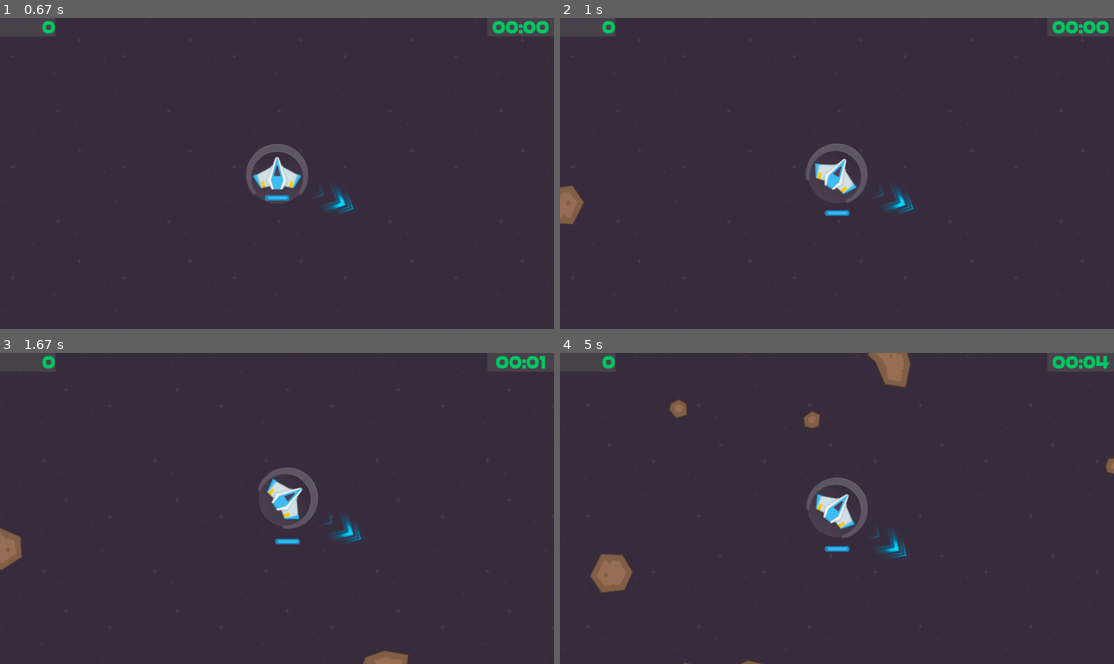
Above: before the commit, frames 1-4 (two rows, left to right).
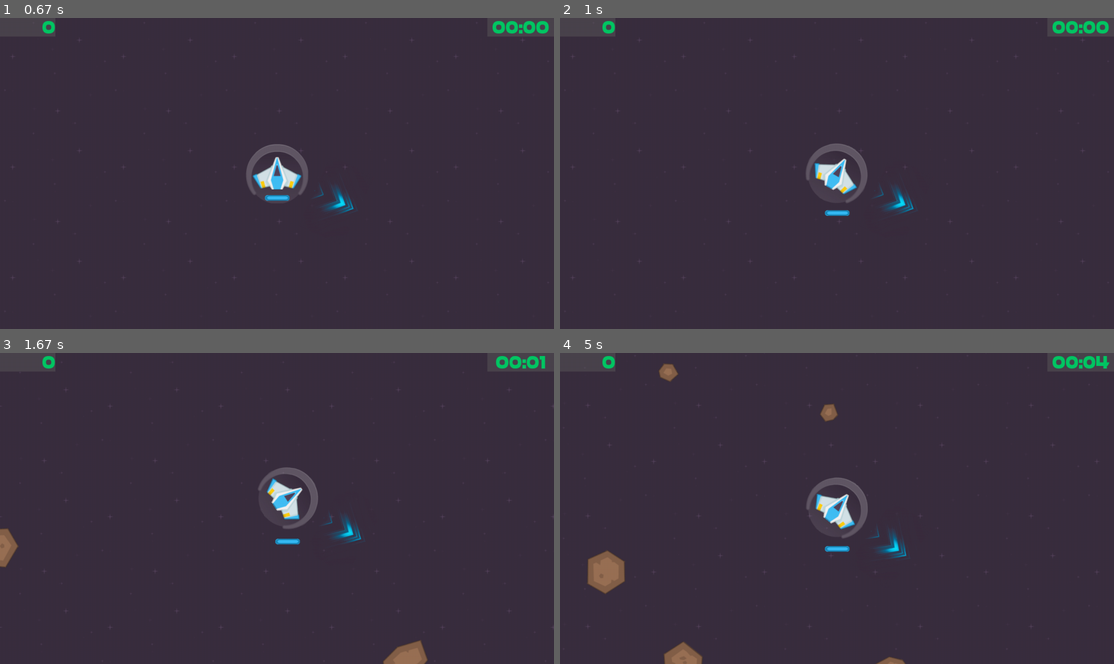
Above: after the commit, the same moments.

Repository: genericprogrammerdude/pygamengn
Game: pygame game, started from main.py
The game is run twice, just before and just after one commit, with the same random seed, the same clock (stepped at 60 frames per second) and the same inputs.
Inputs (mouse positions are in pixels of both pictures, inside the frame that each line leads up to):
- Up to frame 1 (0.67 s): click "Start" at 0.38 s
- Up to frame 2 (1 s): hold D from 0.67 s (still down); move the mouse to (892, 195) at 0.7 s
- Up to frame 3 (1.67 s): release D at 1.13 s; hold W 1.17-1.47 s; hold D from 1.5 s (still down)
- Up to frame 4 (5 s): release D at 1.97 s; hold A 2-2.53 s; hold S 2.57-2.87 s; hold A 2.9-3.3 s; hold W 3.33-3.7 s; hold D 3.73-4.37 s; hold A from 4.8 s (still down)

Frame 1 is identical in both runs. In frame 2, 0.4% of the frame differs, in the area x 0-5%, y 53-67%; in frame 3, 0.6%; in frame 4, 1.9%, in the area x 4-100%, y 0-100%.

Commit message:
Give some breathing room when spawning the level.

Diff:
--- a/asteroid.py
+++ b/asteroid.py
@@ -69,7 +69,7 @@
     def __init__(self, asteroid_types, spawn_freq, render_group, freq_accel_threshold=None):
         self.asteroid_types = asteroid_types
         self.spawn_freq = spawn_freq
-        self.time_to_next_spawn = random.randrange(spawn_freq)
+        self.time_to_next_spawn = spawn_freq
         self.render_group = render_group
         self.freq_accel_threshold = freq_accel_threshold
         self.total_time = 0
